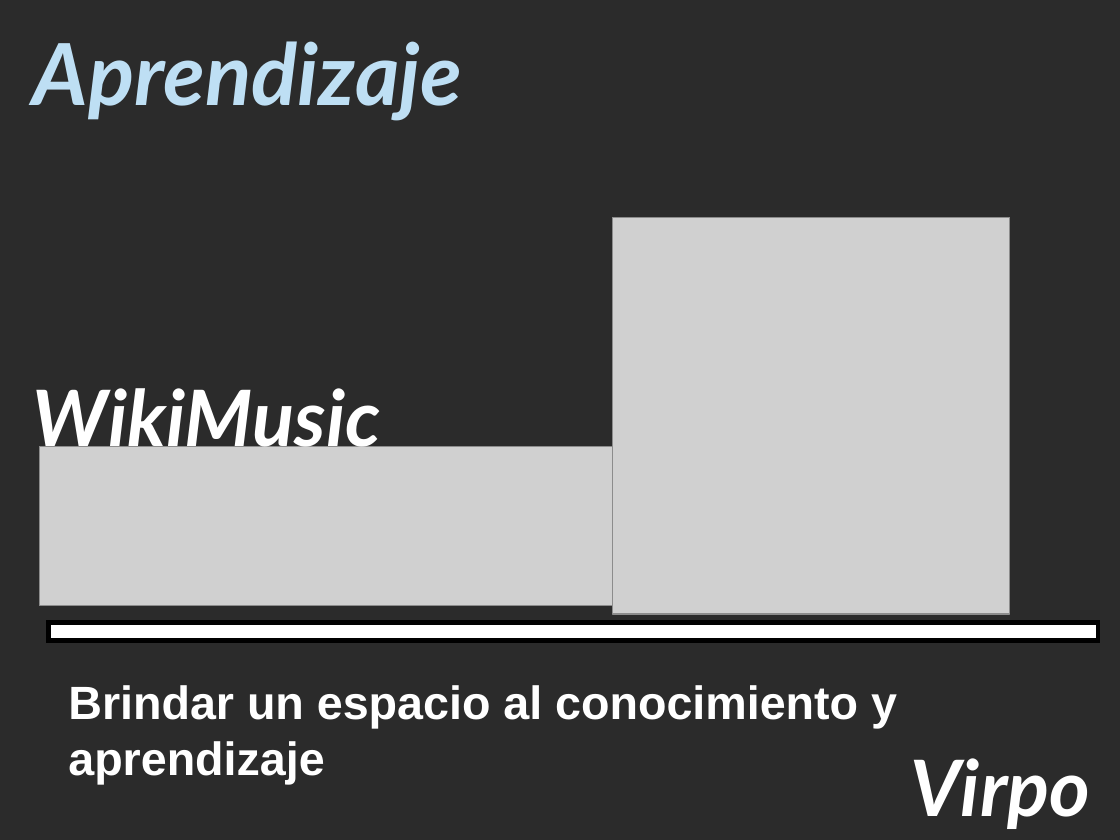
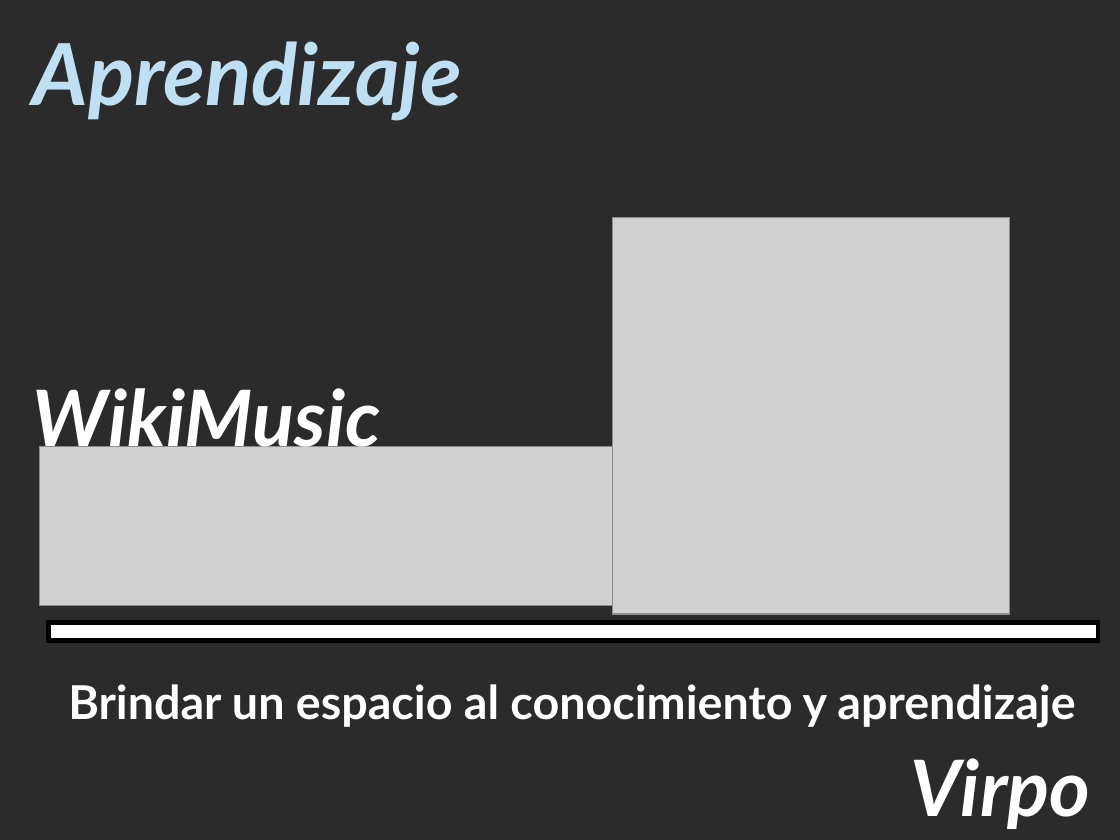
Before and after one commit to matiacc/virpo, a slide deck: slide 6 of Virpo Google/Documentacion/Virpo Iteracion Final.ppt. Drawn at 1120x840 pixels with LibreOffice and Linux fonts; fonts in the diff are those of the drawing; grey boxes stand for pictures; background and template pictures are left out; a plain dark background stands for a picture behind light text. Boxes give left, top, right and bottom in pixels: in the first picture for what was removed or moved away, otherwise in the second. Text is boxed around its words. In the diff, an @@ line names an element or a change of style, - is before the commit and + after.

```diff
--- a/Virpo Google/Documentacion/Virpo Iteracion Final.ppt
+++ b/Virpo Google/Documentacion/Virpo Iteracion Final.ppt
@@ text "Brindar un espacio al conocimiento ..." at [68,684,1075,728]: font Arial to Lato @@
```
Also in this commit, not shown: 5 other slides changed.
